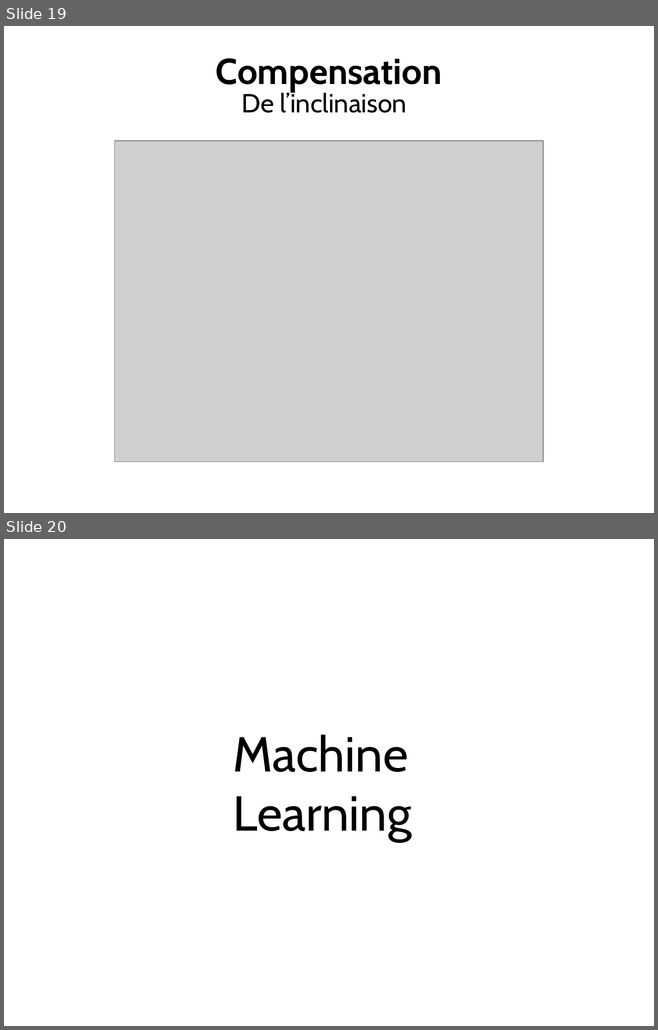
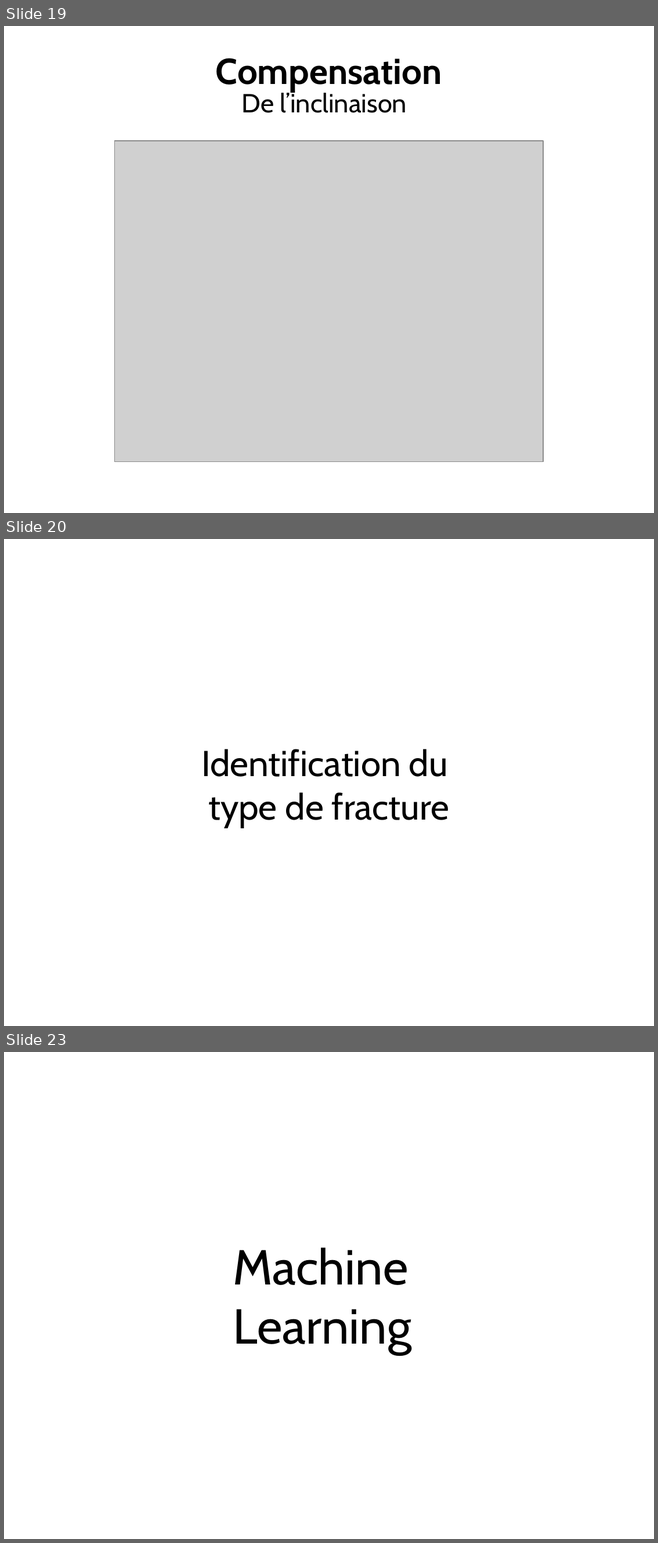
Before and after one commit to ewen-lbh/bone-fracture-detection, a slide deck: slides/mpsi/slides.odp. Shown one above the other, each under a label of ours: slides 19 and 20 before the commit, slides 19, 20 and 23 after it; the slides between them are not shown. The pictures are 658x1030 and 658x1543 pixels, drawn with LibreOffice and Linux fonts; fonts in the diff are those of the drawing; grey boxes stand for pictures. Boxes give left, top, right and bottom in pixels: in the first picture for what was removed or moved away, otherwise in the second. Text is boxed around its words. In the diff, an @@ line names an element or a change of style, - is before the commit and + after.

Commit message:
slides: add lignes de fracture

```diff
--- a/slides/mpsi/slides.odp
+++ b/slides/mpsi/slides.odp
@@ slide 20 added at (4,539,654,1026), background #FFFFFF @@
@@ title added at (201,749,449,827), 44 pt, text #000000 @@
+Identification du
+type de fracture
@@ what was slide 20 is now slide 23 @@
```
Also in this commit, not shown: 1 slide changed, 2 other slides added.
